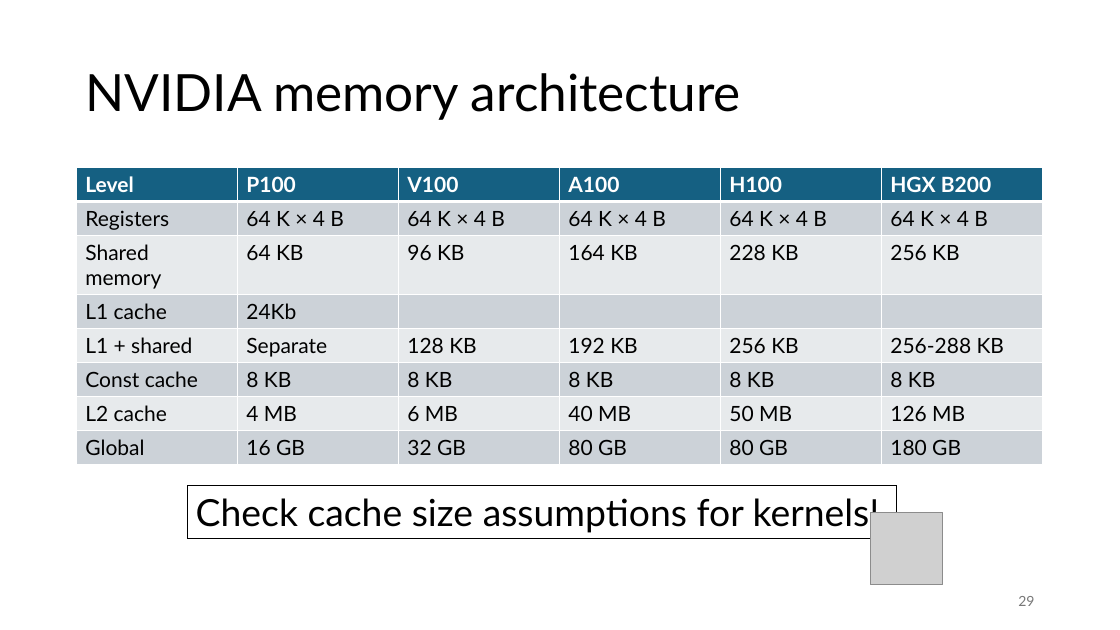
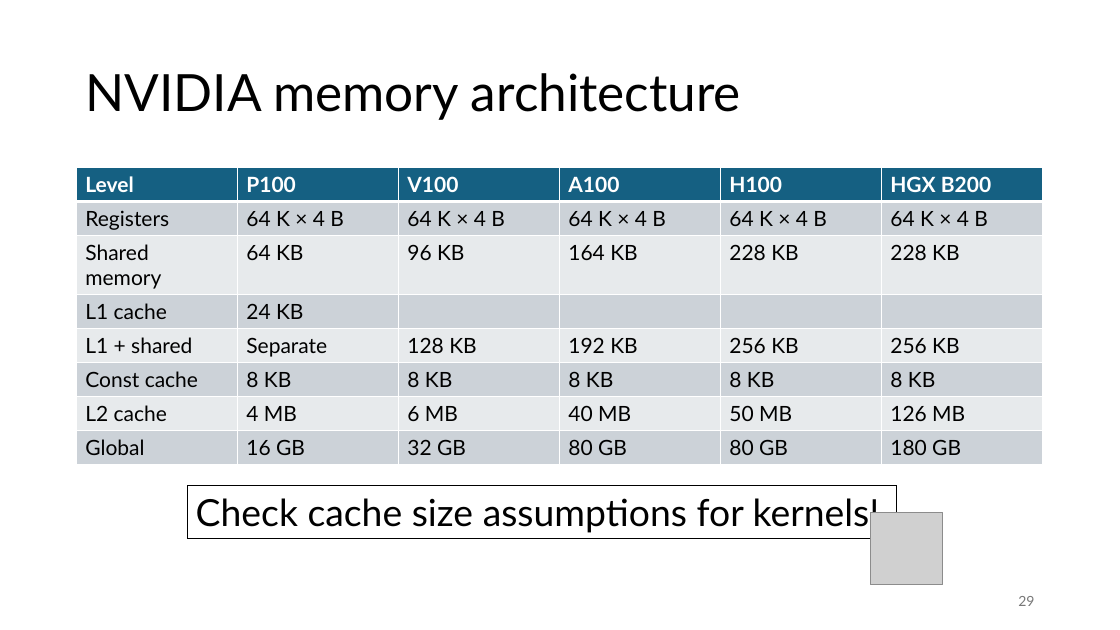
Before and after one commit to gjbex/GPU-programming, a slide deck: slide 29 of gpu_programming.pptx. Drawn at 1120x630 pixels with LibreOffice and Linux fonts; fonts in the diff are those of the drawing; grey boxes stand for pictures. Boxes give left, top, right and bottom in pixels: in the first picture for what was removed or moved away, otherwise in the second. Text is boxed around its words. In the diff, an @@ line names an element or a change of style, - is before the commit and + after.

```diff
--- a/gpu_programming.pptx
+++ b/gpu_programming.pptx
@@ table at (x1=77, y1=168, x2=1045, y2=459) @@
-row 3, column 6: 256 KB
+row 3, column 6: 228 KB
-row 4, column 2: 24Kb
+row 4, column 2: 24 KB
-row 5, column 6: 256-288 KB
+row 5, column 6: 256 KB
```
Also in this commit, not shown: 4 other slides changed, 1 other file.
